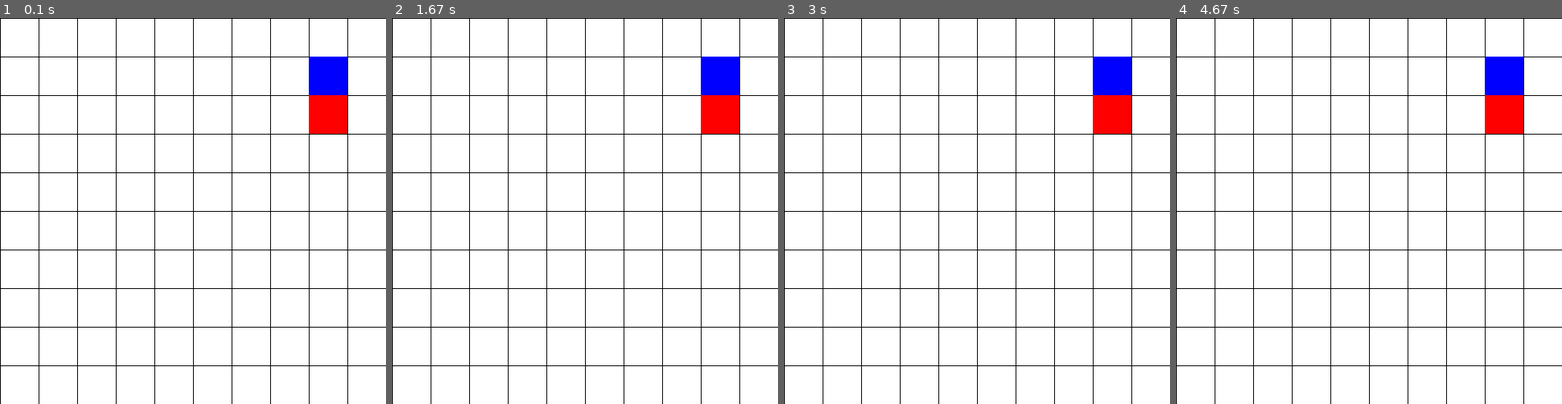
Above: before the commit, frames 1-4 (left to right).
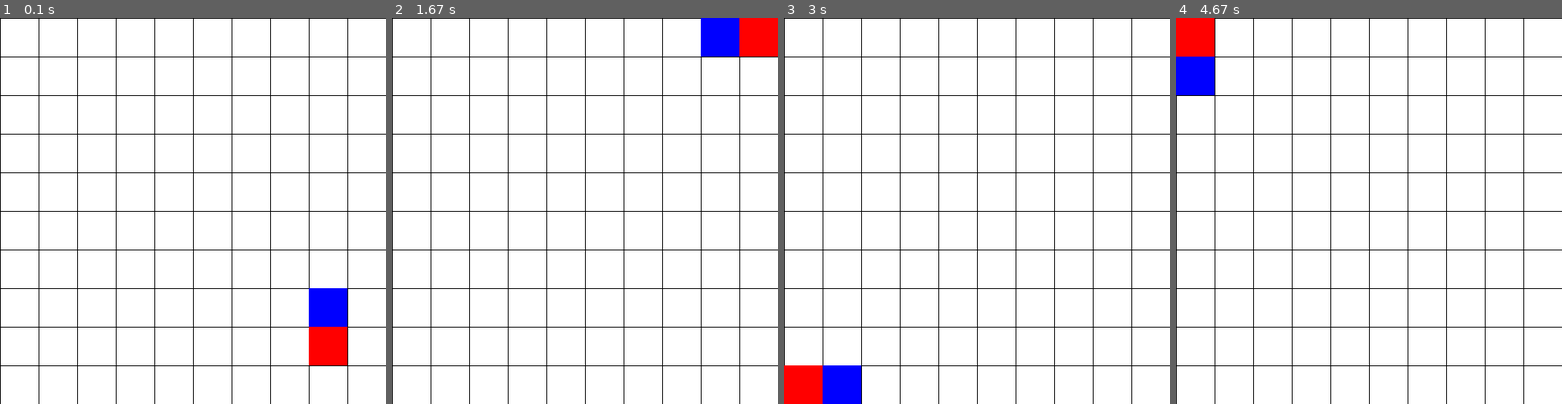
Above: after the commit, the same moments.

Repository: kobili/pygame-snake
Game: pygame game, started from main.py
Same seed, same stepped clock (60 frames per second), same inputs: the game is played once before the commit and once after it.
Inputs:
- Up to frame 1 (0.1 s): no input
- Up to frame 2 (1.67 s): tap A at 0.33 s; hold W 0.67-1.13 s; hold Right 0.67-1.13 s; hold Right 1.17-1.63 s
- Up to frame 3 (3 s): tap S at 2.5 s; hold Left from 2.83 s (still down)
- Up to frame 4 (4.67 s): release Left at 3.37 s; tap D at 3.73 s; hold Left 4.07-4.47 s; hold Up from 4.5 s (still down)

The runs differ from the first frame. In frame 1, 4.0% of the frame differs, in the area x 80-90%, y 10-90%; in frame 2, 4.0%; in frame 3, 4.0%; in frame 4, 4.0%.

Commit message:
Fix segment overlap issue

Diff:
--- a/main.py
+++ b/main.py
@@ -19,7 +19,7 @@
 
 SNAKE_START = (WINDOW_WIDTH - 2 * GRID_SQUARE_SIZE, 2 * GRID_SQUARE_SIZE)
 
-snake_object = snake.Snake(SNAKE_START[0], SNAKE_START[1], GRID_SQUARE_SIZE, snake.Direction.LEFT, WINDOW_WIDTH - GRID_SQUARE_SIZE, WINDOW_HEIGHT - GRID_SQUARE_SIZE)
+snake_object = snake.Snake(SNAKE_START[0], SNAKE_START[1], GRID_SQUARE_SIZE, snake.Direction.DOWN, WINDOW_WIDTH - GRID_SQUARE_SIZE, WINDOW_HEIGHT - GRID_SQUARE_SIZE)
 
 WINDOW = pygame.display.set_mode((WINDOW_WIDTH, WINDOW_HEIGHT))
 pygame.display.set_caption('My Game!')
@@ -39,7 +39,8 @@
         # Processing: Section will be built later
         pressed = pygame.key.get_pressed()
 
-        # snake_object.update(pressed)
+        snake_object.update(pressed)
+
         # Render elements of the game
         WINDOW.fill(BACKGROUND)
         draw_grid(WINDOW, GRID_SQUARE_SIZE)
--- a/snake.py
+++ b/snake.py
@@ -18,16 +18,29 @@
         self.prev = prev
         self.next = next
 
-    # def update(self, direction: Direction, segment_size: int, max_x: int, max_y: int):
-    #     self.direction = direction
-    #     if direction == Direction.UP:
-    #         self.y = clamp(self.y - segment_size, 0, max_y)
-    #     elif direction == Direction.DOWN:
-    #         self.y = clamp(self.y + segment_size, 0, max_y)
-    #     elif direction == Direction.RIGHT:
-    #         self.x = clamp(self.x + segment_size, 0, max_x)
-    #     elif direction == Direction.LEFT:
-    #         self.x = clamp(self.x - segment_size, 0, max_x)
+    def update(self, direction: Direction, max_x: int, max_y: int):
+        self.direction = direction
+
+        new_x = self.x
+        new_y = self.y
+
+        if direction == Direction.UP:
+            new_y = clamp(self.y - self.segment_size, 0, max_y)
+        elif direction == Direction.DOWN:
+            new_y = clamp(self.y + self.segment_size, 0, max_y)
+        elif direction == Direction.RIGHT:
+            new_x = clamp(self.x + self.segment_size, 0, max_x)
+        elif direction == Direction.LEFT:
+            new_x = clamp(self.x - self.segment_size, 0, max_x)
+
+        if (not self.prev is None):
+            if (new_x == self.prev.x and new_y == self.prev.y):
+                # do nothing so segments don't overlap
+                return
+
+        self.x = new_x
+        self.y = new_y
+
 
     def render(self, WINDOW):
         rectangle = pygame.Rect(self.x, self.y, self.segment_size, self.segment_size)
@@ -49,24 +62,28 @@
         self.head_segment.next = self.tail_segment
 
 
-    # def update(self, pressed):
+    def update(self, pressed):
+        previous_segment_direction = self.head_direction
+        # update direction based on user input
+        if (pressed[K_RIGHT] or pressed[K_d]):
+            self.head_direction = Direction.RIGHT
+        if (pressed[K_LEFT] or pressed[K_a]):
+            self.head_direction = Direction.LEFT
+        if (pressed[K_UP] or pressed[K_w]):
+            self.head_direction = Direction.UP
+        if (pressed[K_DOWN] or pressed[K_s]):
+            self.head_direction = Direction.DOWN
 
-    #     # update direction based on user input
-    #     if (pressed[K_RIGHT] or pressed[K_d]):
-    #         self.head_direction = Direction.RIGHT
-    #     if (pressed[K_LEFT] or pressed[K_a]):
-    #         self.head_direction = Direction.LEFT
-    #     if (pressed[K_UP] or pressed[K_w]):
-    #         self.head_direction = Direction.UP
-    #     if (pressed[K_DOWN] or pressed[K_s]):
-    #         self.head_direction = Direction.DOWN
+        # Update the head position first
+        self.head_segment.update(self.head_direction, self.max_x, self.max_y)
 
-    #     new_direction = self.head_direction
+        current_segment = self.head_segment.next
+        while (not current_segment is None):
+            current_segment_direction = current_segment.direction
+            current_segment.update(previous_segment_direction, self.max_x, self.max_y)
+            current_segment = current_segment.next
+            previous_segment_direction = current_segment_direction
 
-    #     for segment in self.segments:
-    #         temp = segment.direction
-    #         segment.update(new_direction, self.segment_size, self.max_x, self.max_y)
-    #         new_direction = temp
 
     def render(self, WINDOW: pygame.Surface):
         current_segment = self.head_segment
@@ -74,6 +91,9 @@
             current_segment.render(WINDOW)
             current_segment = current_segment.next
 
+
+
+
 def clamp(x: int, min: int, max: int) -> int:
     if x < min:
         x = min
